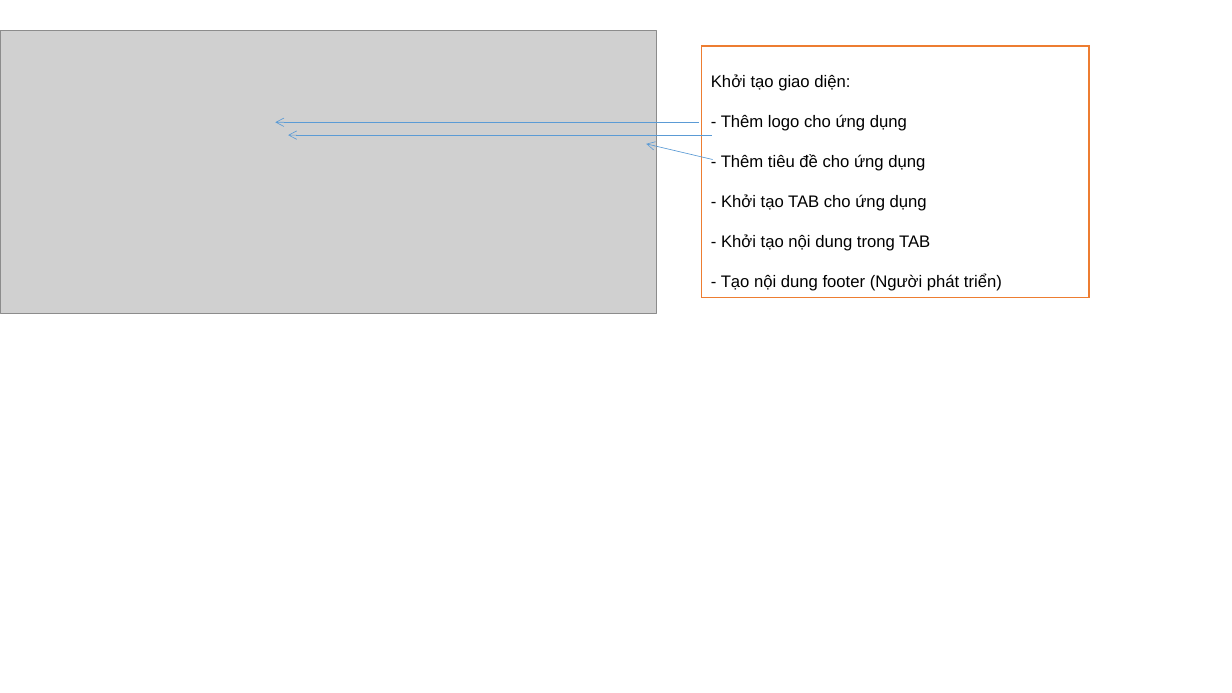
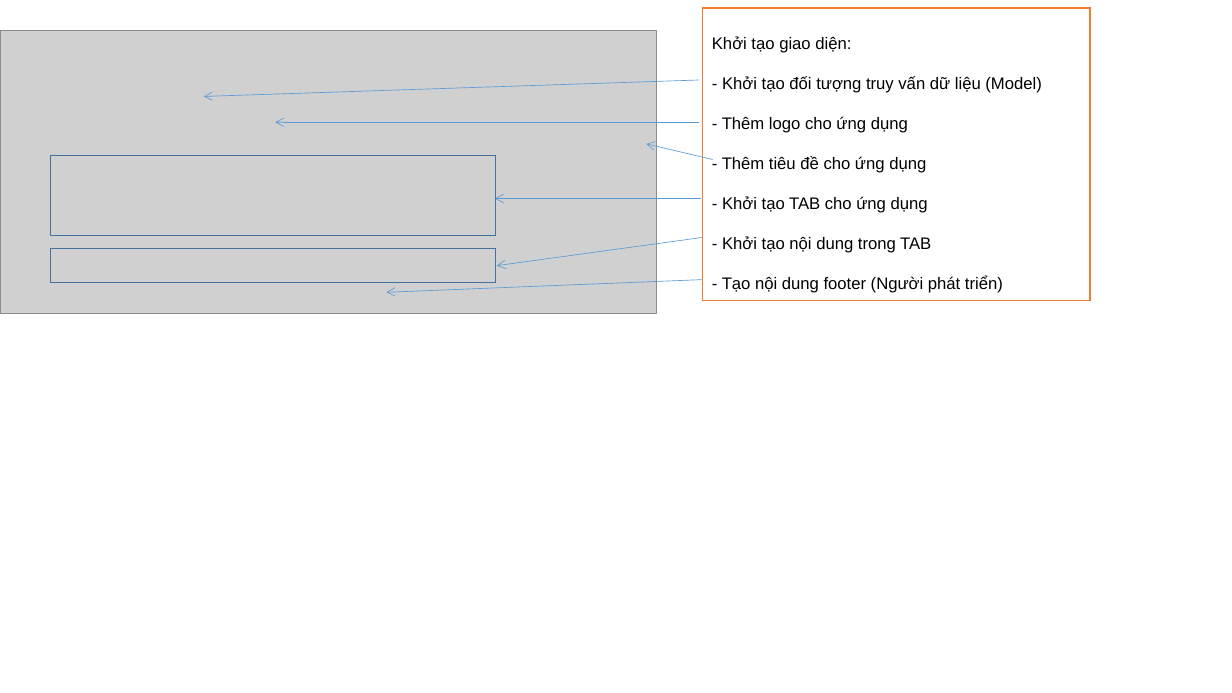
Before and after one commit to tntechsTuyen/py_temperature, a slide deck: slide 3 of common/sop.pptx. Drawn at 1232x693 pixels with LibreOffice and Linux fonts; fonts in the diff are those of the drawing; grey boxes stand for pictures. Boxes give left, top, right and bottom in pixels: in the first picture for what was removed or moved away, otherwise in the second. Text is boxed around its words. In the diff, an @@ line names an element or a change of style, - is before the commit and + after.

```diff
--- a/common/sop.pptx
+++ b/common/sop.pptx
@@ rectangle "Khởi tạo giao diện:": place and size @@
-rectangle "Khởi tạo giao diện:" at (702,46,1090,299)
+rectangle "Khởi tạo giao diện:" at (703,8,1091,300)
@@ arrow added from (699, 80) to (204, 96), #5B9BD5 0.5 pt @@
@@ text in rectangle at (722,76,1041,93): paragraph added @@
+- Khởi tạo đối tượng truy vấn dữ liệu (Model)
@@ rectangle added at (51,155,496,236), outline #43739E 1 pt @@
@@ arrow moved from (712, 135) - (288, 135) to (701, 199) - (495, 199) @@
@@ arrow added from (702, 238) to (497, 266), #5B9BD5 0.5 pt @@
@@ rectangle added at (51,249,496,283), outline #43739E 1 pt @@
@@ arrow added from (702, 280) to (386, 292), #5B9BD5 0.5 pt @@
```
Also in this commit, not shown: 1 slide added, 1 other file.
